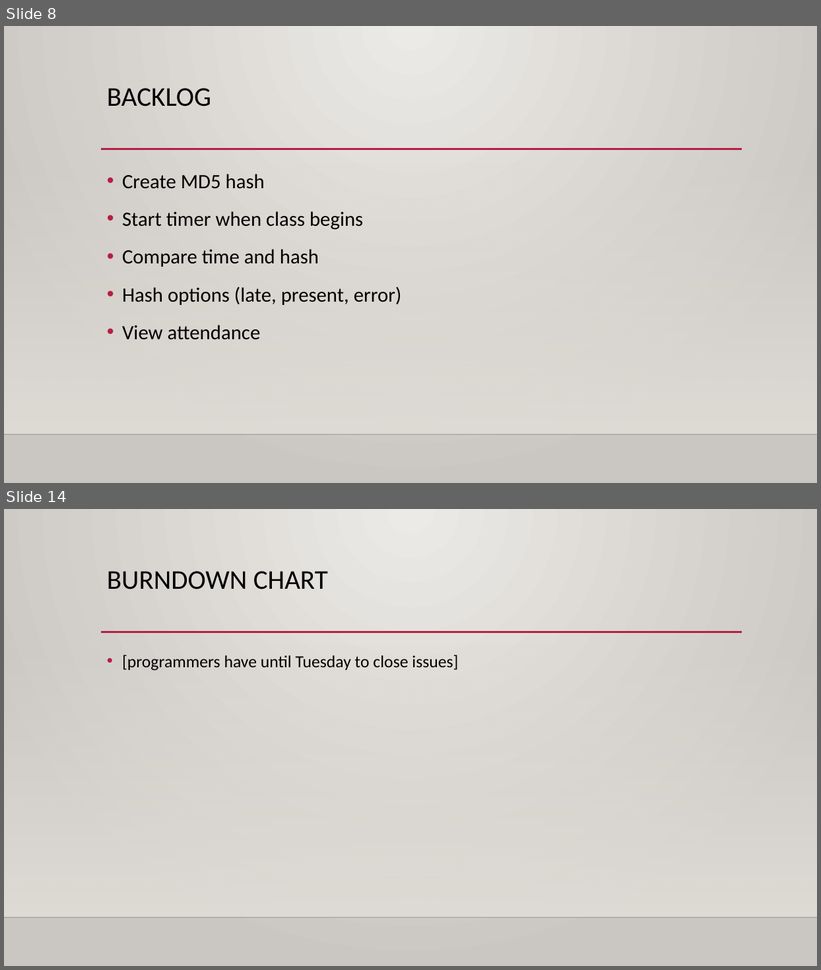
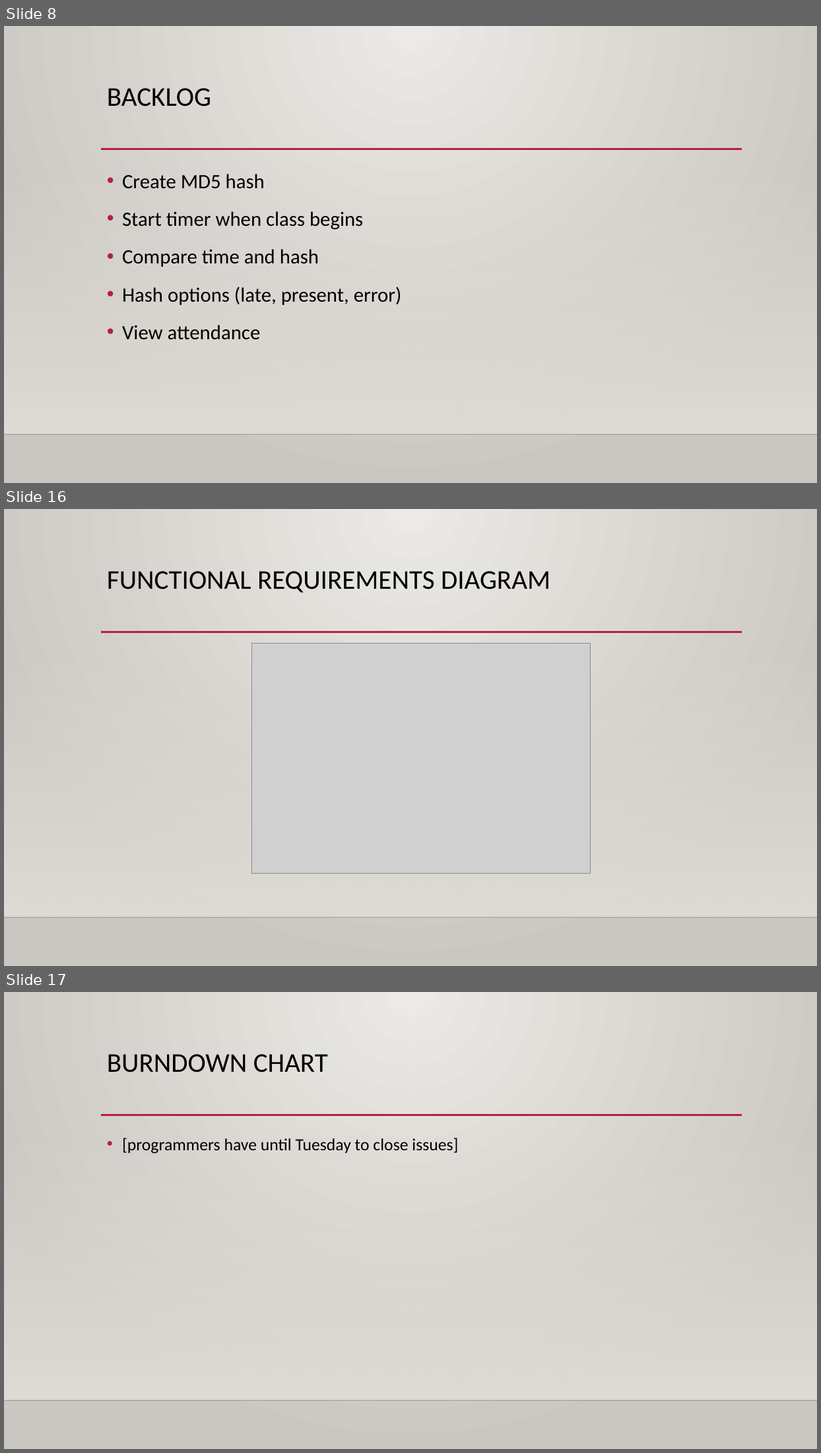
Before and after one commit to StewartSteven/Attend-In, a slide deck: Attend-in_Sprint1.pptx. Shown one above the other, each under a label of ours: slides 8 and 14 before the commit, slides 8, 16 and 17 after it; the slides between them are not shown. The pictures are 821x970 and 821x1453 pixels, drawn with LibreOffice and Linux fonts; fonts in the diff are those of the drawing; grey boxes stand for pictures; background and template pictures are left out. Boxes give left, top, right and bottom in pixels: in the first picture for what was removed or moved away, otherwise in the second. Text is boxed around its words. In the diff, an @@ line names an element or a change of style, - is before the commit and + after.

```diff
--- a/Attend-in_Sprint1.pptx
+++ b/Attend-in_Sprint1.pptx
@@ slide 16 added at (4,509,817,966), background gradient #ECEAE7 to #CAC7C1; not listed: 3 template elements that a slide beside it also shows @@
@@ title added at (107,571,550,593), 32 pt, text #000000 @@
+FUNCTIONAL REQUIREMENTS DIAGRAM
@@ picture added at (252,643,591,873) @@
@@ what was slide 14 is now slide 17 @@
```
Also in this commit, not shown: 4 slides changed, 3 other slides added, 1 slide removed.
